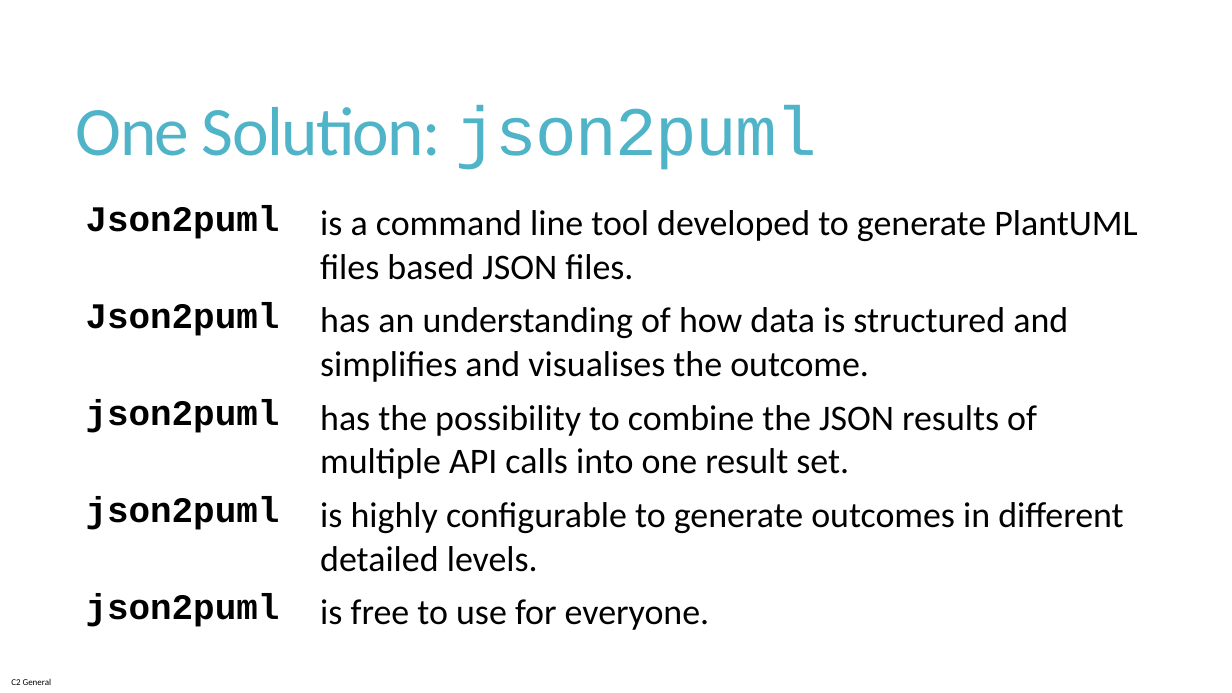
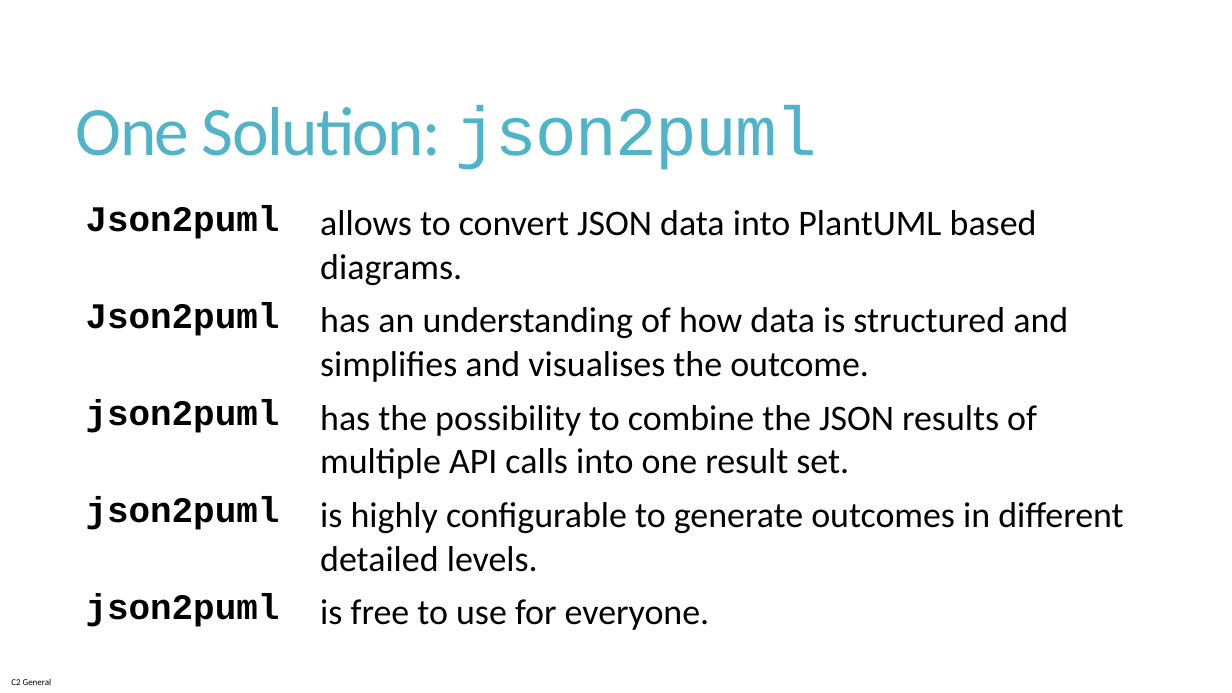
Before and after one commit to jfudickar/json2puml, a slide deck: slide 6 of documentation/json2puml introduction.pptx. Drawn at 1232x693 pixels with LibreOffice and Linux fonts; fonts in the diff are those of the drawing. Boxes give left, top, right and bottom in pixels: in the first picture for what was removed or moved away, otherwise in the second. Text is boxed around its words. In the diff, an @@ line names an element or a change of style, - is before the commit and + after.

```diff
--- a/documentation/json2puml introduction.pptx
+++ b/documentation/json2puml introduction.pptx
@@ table at (77,197,1165,634) @@
-row 1, column 2: is a command line tool developed to generate PlantUML files based JSON files.
+row 1, column 2: allows to convert JSON data into PlantUML based diagrams.
```
Also in this commit, not shown: 4 other files.
